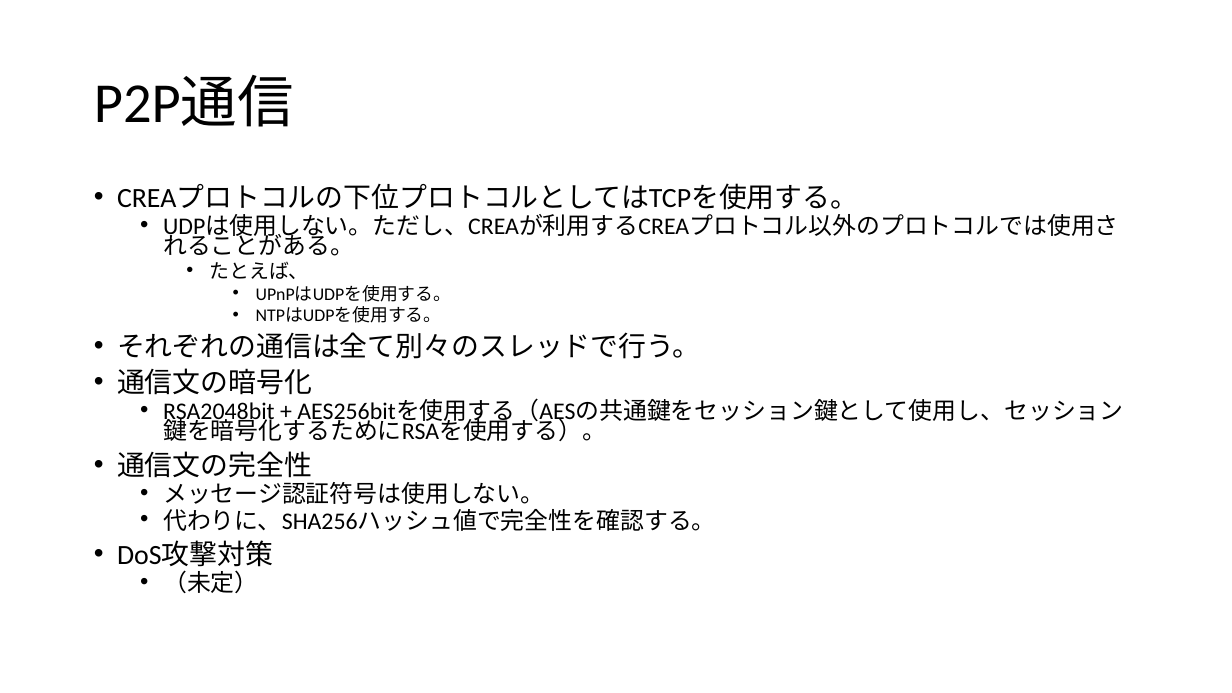
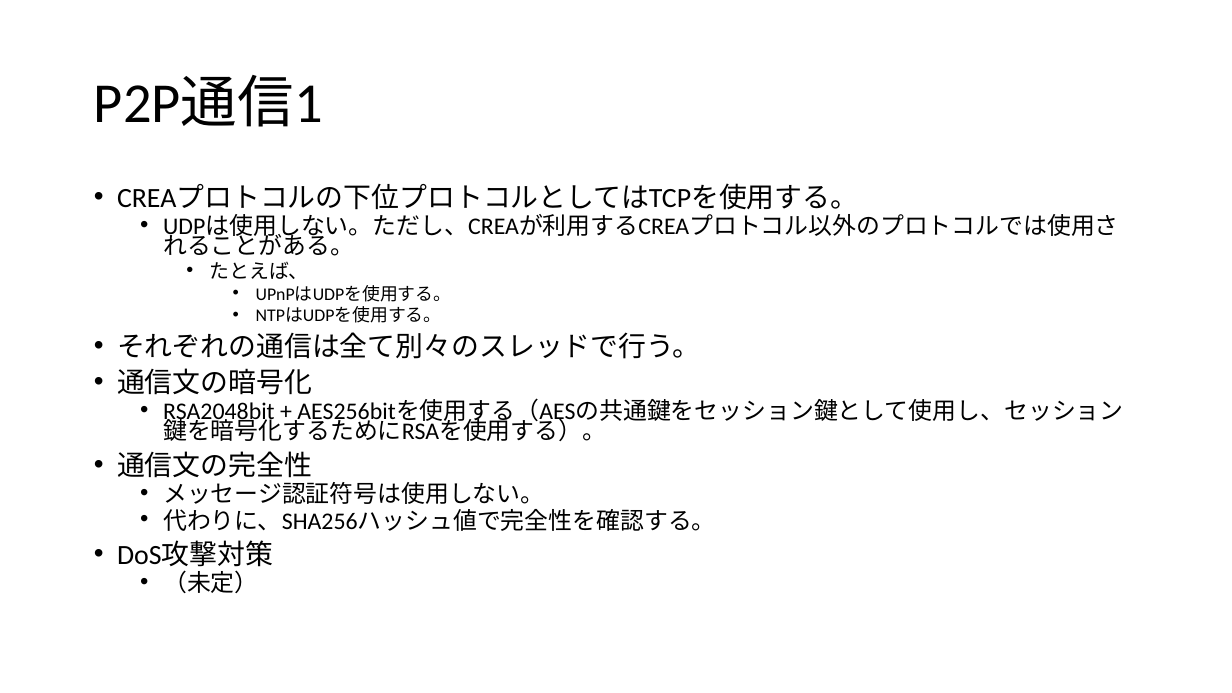
Before and after one commit to pizyumi/CREA, a slide deck: slide 9 of CREA2014/CREACOIN.pptx. Drawn at 1232x693 pixels with LibreOffice and Linux fonts; fonts in the diff are those of the drawing. Boxes give left, top, right and bottom in pixels: in the first picture for what was removed or moved away, otherwise in the second. Text is boxed around its words. In the diff, an @@ line names an element or a change of style, - is before the commit and + after.

```diff
--- a/CREA2014/CREACOIN.pptx
+++ b/CREA2014/CREACOIN.pptx
@@ title at [94, 75, 323, 127]: text changed @@
-P2P通信
+P2P通信1
```
Also in this commit, not shown: 1 other slide changed, 1 slide added, 6 other files.
